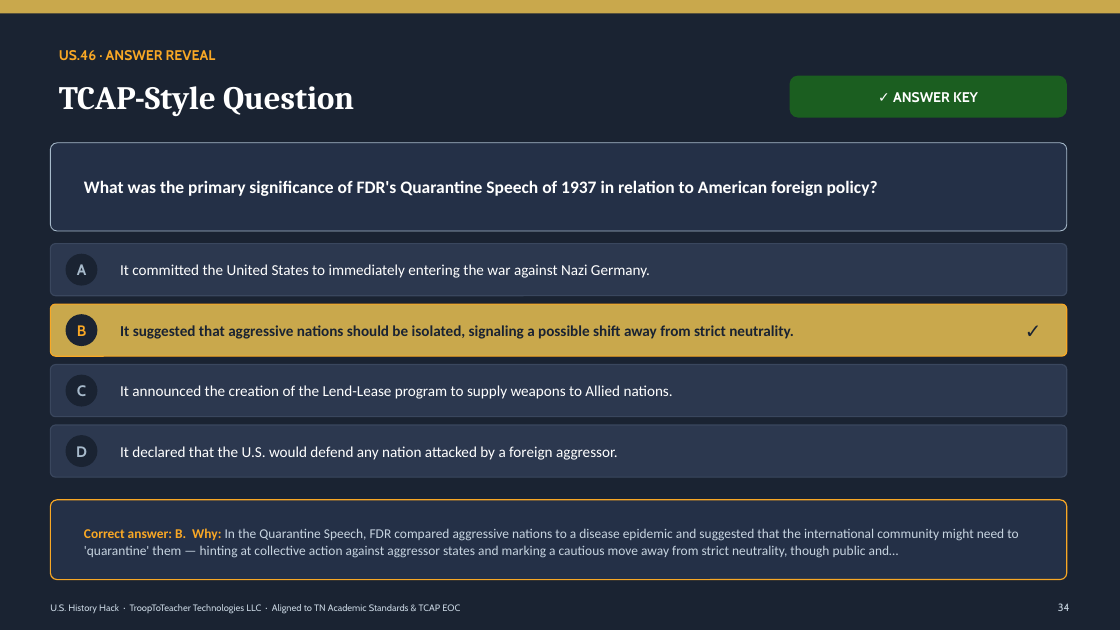
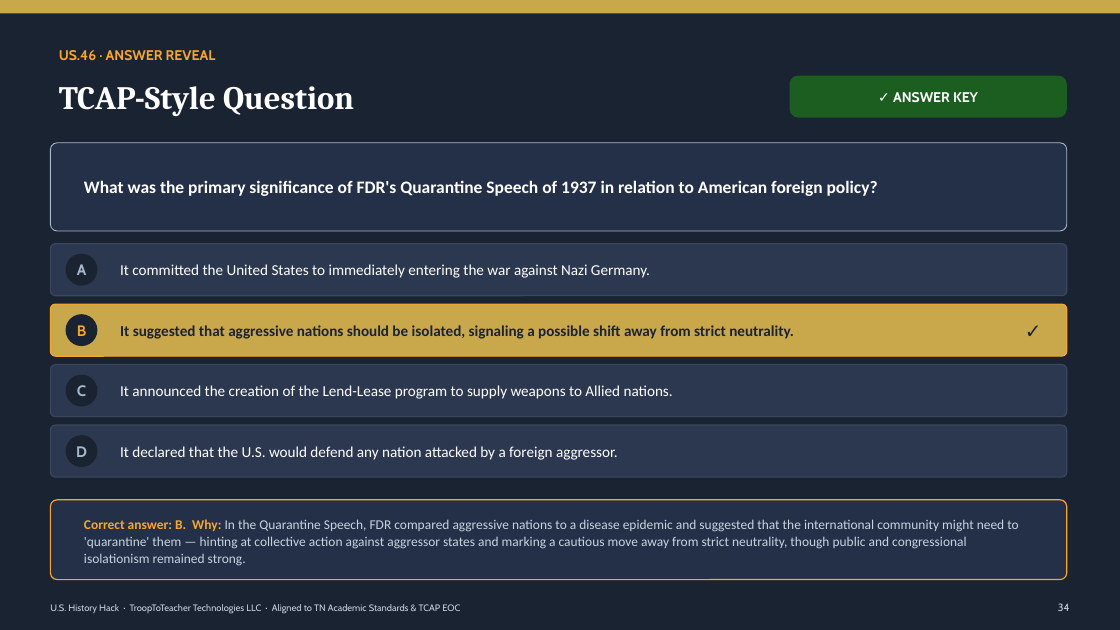
Before and after one commit to Trooptoteacher/trooptoteacher-history, a slide deck: slide 37 of HistoryHack_Platinum/deliverables_unit6/Unit6_Teacher_Deck_CourseStandard.pptx. Drawn at 1120x630 pixels with LibreOffice and Linux fonts; fonts in the diff are those of the drawing. Boxes give left, top, right and bottom in pixels: in the first picture for what was removed or moved away, otherwise in the second. Text is boxed around its words. In the diff, an @@ line names an element or a change of style, - is before the commit and + after.

```diff
--- a/HistoryHack_Platinum/deliverables_unit6/Unit6_Teacher_Deck_CourseStandard.pptx
+++ b/HistoryHack_Platinum/deliverables_unit6/Unit6_Teacher_Deck_CourseStandard.pptx
@@ text at [84, 519, 1018, 566]: text changed @@
-Correct answer: B. Why: In the Quarantine Speech, FDR compared aggressive nations to a disease epidemic and suggested that the international community might need to 'quarantine' them — hinting at collective action against aggressor states and marking a cautious move away from strict neutrality, though public and…
+Correct answer: B. Why: In the Quarantine Speech, FDR compared aggressive nations to a disease epidemic and suggested that the international community might need to 'quarantine' them — hinting at collective action against aggressor states and marking a cautious move away from strict neutrality, though public and congressional isolationism remained strong.
```
Also in this commit, not shown: 14 other slides changed, 19 other files.
